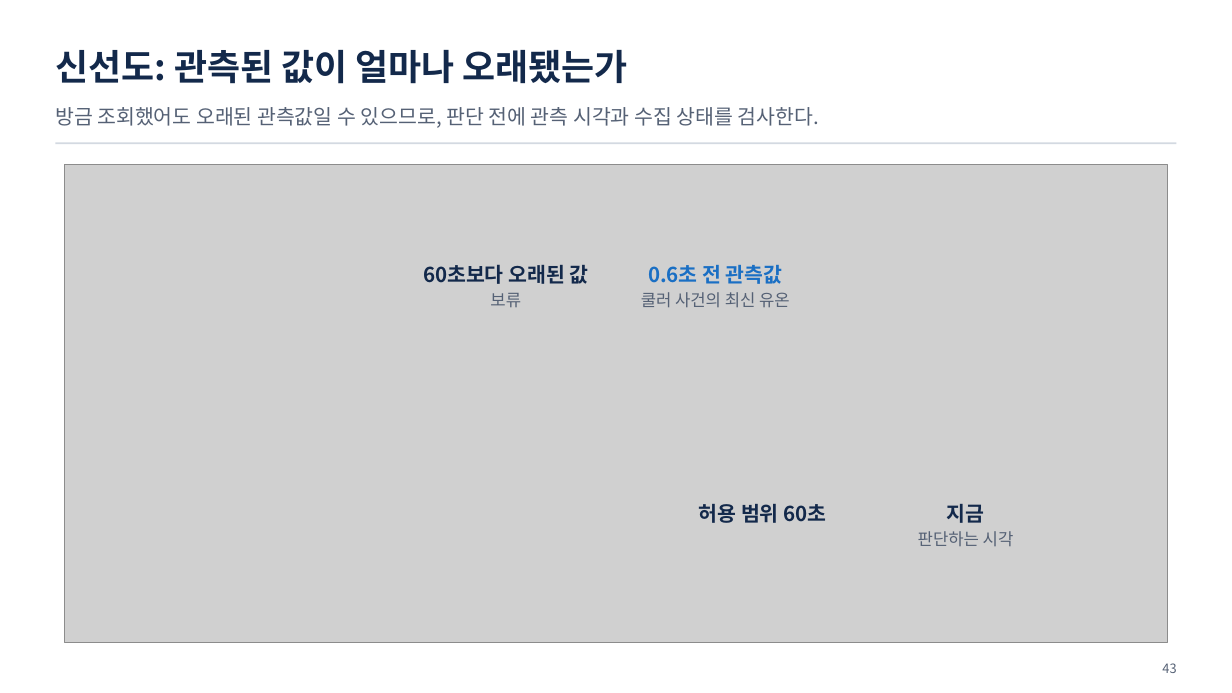
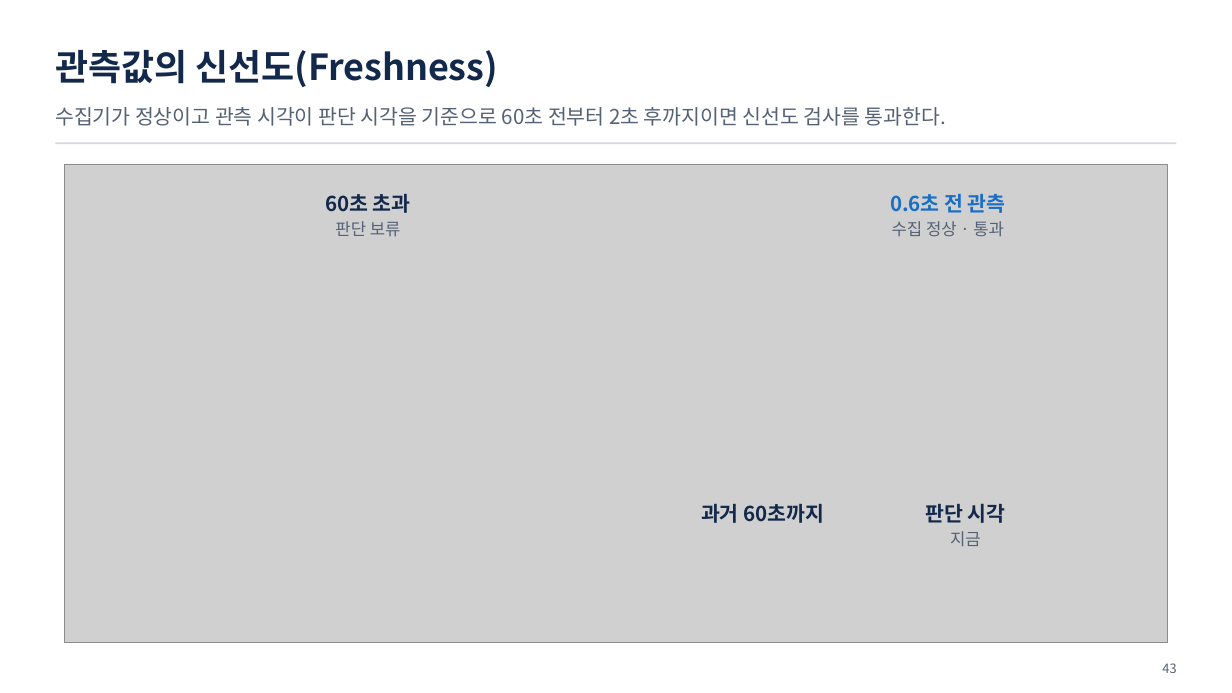
Before and after one commit to uengine-oss/hyd-iot-edu, a slide deck: slide 43 of workspace/강의제작/산출물/통합반/이론/05회차/통합반_05일차.pptx. Drawn at 1232x693 pixels with LibreOffice and Linux fonts; fonts in the diff are those of the drawing; grey boxes stand for pictures. Boxes give left, top, right and bottom in pixels: in the first picture for what was removed or moved away, otherwise in the second. Text is boxed around its words. In the diff, an @@ line names an element or a change of style, - is before the commit and + after.

Commit message:
통합반 5회차 40~43장의 기준·현재값·신선도 판단과 낭독 입력을 확정한다

```diff
--- a/workspace/강의제작/산출물/통합반/이론/05회차/통합반_05일차.pptx
+++ b/workspace/강의제작/산출물/통합반/이론/05회차/통합반_05일차.pptx
@@ text at (55, 50, 498, 87): text changed @@
-신선도: 관측된 값이 얼마나 오래됐는가
+관측값의 신선도(Freshness)
@@ text at (55, 107, 946, 126): text changed @@
-방금 조회했어도 오래된 관측값일 수 있으므로, 판단 전에 관측 시각과 수집 상태를 검사한다.
+수집기가 정상이고 관측 시각이 판단 시각을 기준으로 60초 전부터 2초 후까지이면 신선도 검사를 통과한다.
@@ text at (325, 194, 411, 236): text changed @@
-60초보다 오래된 값
-보류
+60초 초과
+판단 보류
@@ text at (890, 194, 1006, 236): text changed; size 13 to 16 pt; text colour #556175 to #1A6FC4; bold on @@
-0.6초 전 관측값
-쿨러 사건의 최신 유온
+0.6초 전 관측
+수집 정상 · 통과
@@ text at (701, 504, 824, 523): text changed @@
-허용 범위 60초
+과거 60초까지
@@ text at (925, 503, 1006, 523): paragraph added @@
+판단 시각
@@ text at (918, 531, 1014, 546): paragraph removed @@
-판단하는 시각
@@ text at (950, 531, 981, 546): size 16 to 13 pt, text colour #13294B to #556175, bold off in "지금" @@
```
Also in this commit, not shown: 3 other slides changed, 26 other files.
